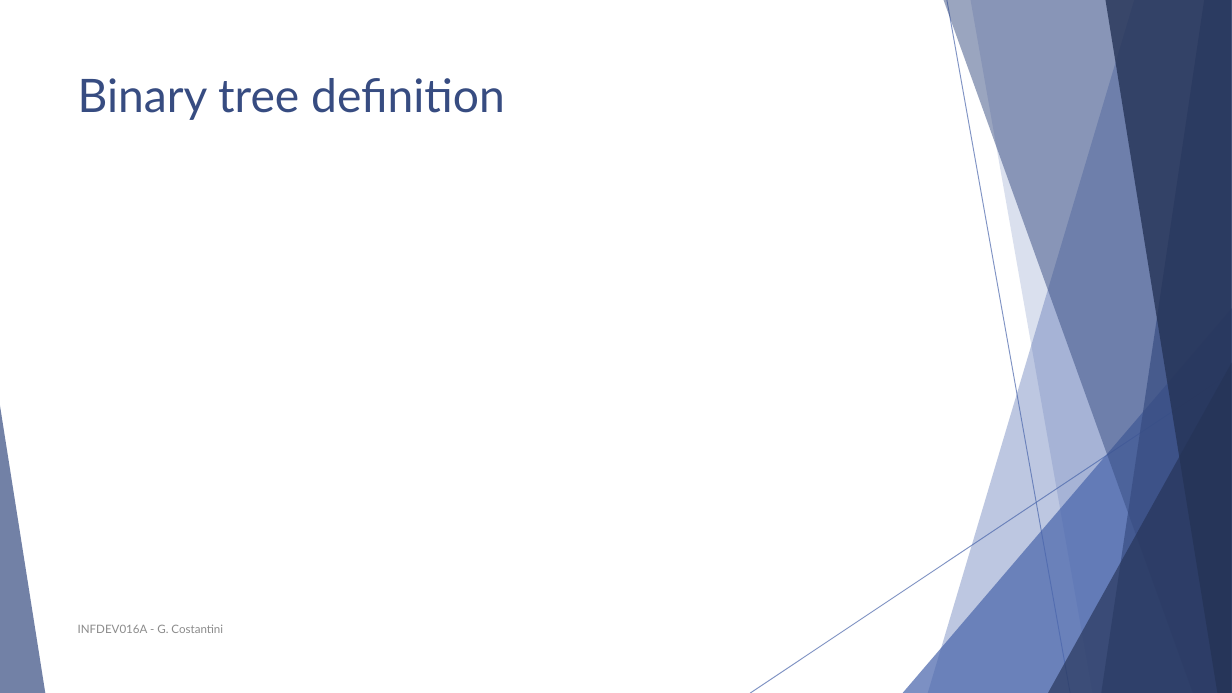
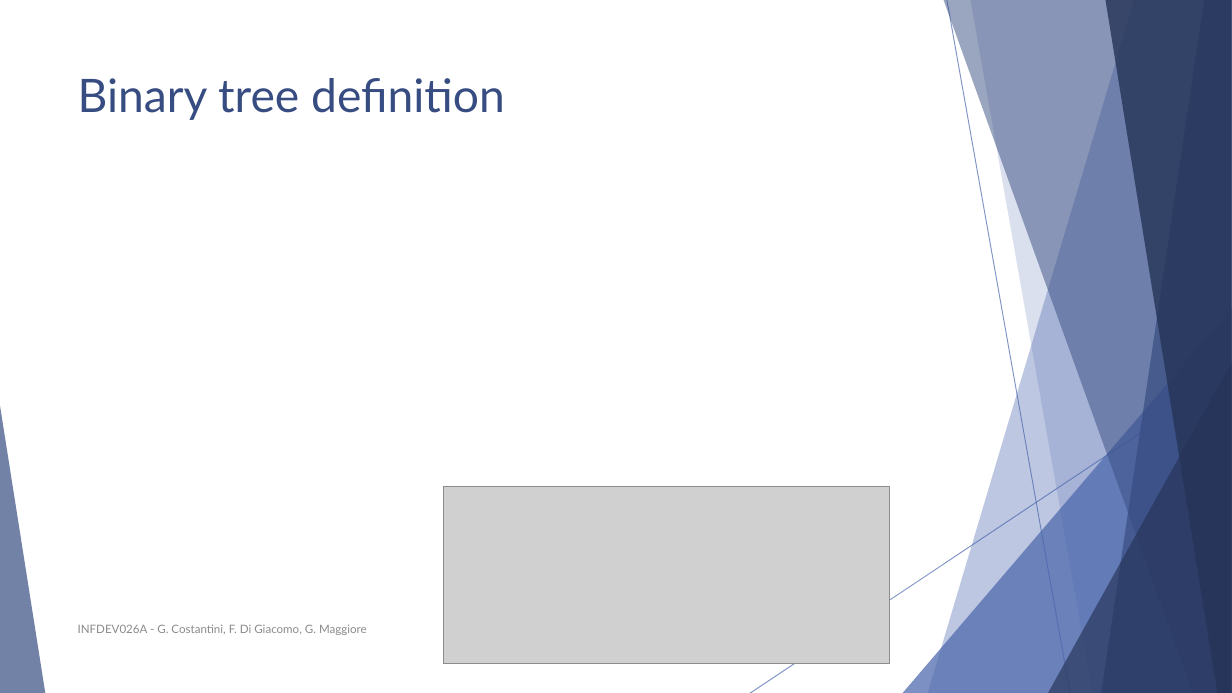
Before and after one commit to polyanos/INFDEV01-6A, a slide deck: slide 7 of Slides/Week 4 - Binary trees.pptx (slide 6 before the commit). Drawn at 1232x693 pixels with LibreOffice and Linux fonts; fonts in the diff are those of the drawing; grey boxes stand for pictures. Boxes give left, top, right and bottom in pixels: in the first picture for what was removed or moved away, otherwise in the second. Text is boxed around its words. In the diff, an @@ line names an element or a change of style, - is before the commit and + after.

```diff
--- a/Slides/Week 4 - Binary trees.pptx
+++ b/Slides/Week 4 - Binary trees.pptx
@@ picture added at (444,487,890,665) @@
@@ text at (78,624,367,635): text changed @@
-INFDEV016A - G. Costantini
+INFDEV026A - G. Costantini, F. Di Giacomo, G. Maggiore
```
Also in this commit, not shown: 43 other slides changed, 12 slides added, 7 slides removed.
